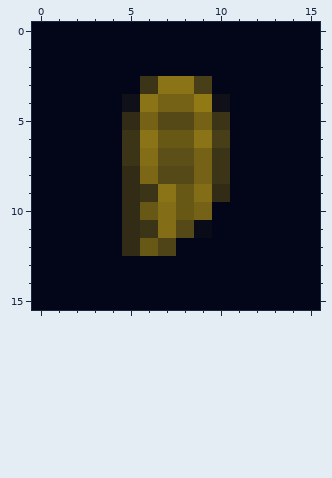
File history of a pixel-art sprite, src/app/favicon-16x16.png. This is how it looked before the edit.
The file is 16x16 pixels. Colours within 5 levels of each other are drawn and written as one.
The same view after the edit:
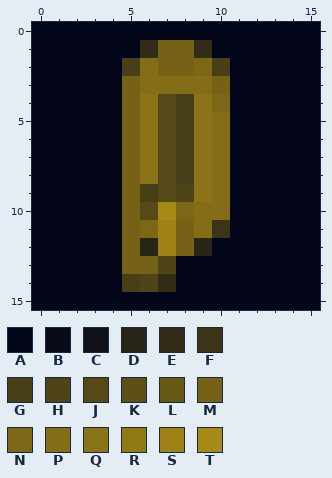
Palette (. is transparent): A #020618  B #090c18  C #101118  D #282518  E #322c17  F #3c3417  G #483e17  H #4f4417  J #554917  K #5c4f17  L #685816  M #766217  N #7c6716  P #836d16  Q #8b7417  R #917916  S #9e8216  T #a78916
Changes in this commit:
y 1: x 6..9 AAAA -> EMME
y 2: x 5..10 AAAAAA -> GPMMNG
y 3: x 5..10 AFQQGA -> MPPPPM
y 4: x 5 C -> M; x 7..10 MMRC -> JGQN
y 5: x 5..6 EM -> MQ; x 8..10 JMF -> GQP
y 6: x 5 F -> M; x 7..8 LL -> JG; x 10 G -> P
y 7: x 5..10 FPKKMF -> MQJGQP
y 8: x 5..6 EN -> MQ; x 8..10 JMF -> GQP
y 9: x 5..10 EFQLPE -> MGJHQP
y 10: x 5..10 ELPLMA -> MJTNPP
y 11: x 5..10 EFPJBA -> MNSMPF
y 12: x 5..9 ELHAA -> MDSMD
y 13: x 5..7 AAA -> MMH
y 14: x 5..7 AAA -> GHE
Boxes around the changes in both pictures, in picture pixels (x1, y1, x2, y2):
changed: (122, 40, 230, 292)
